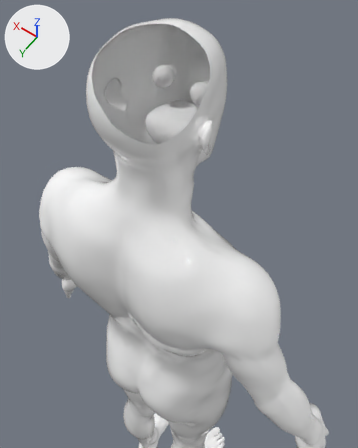
The glTF model public/models/man.glb: old version first, new version second.
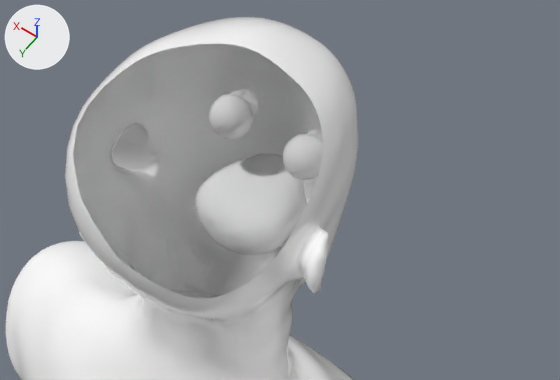
Each version is shown from a 50 mm camera at (0.895, 1.088, 2.075) aimed at (1.145, 0.738, 1.525), then close up from a 50 mm camera at (1.009, 0.907, 2.051) aimed at (1.205, 0.633, 1.62). Every picture has the same lights, and +X, +Y and +Z are marked at upper left. Everything nearer to the camera than a plane just in front of the edit is cut away. Where no turn or scale is listed for an object, it has been applied to the vertices.

Objects in the first close-up: 'body.001', 'eye_L.001', 'eye_R.001', 'eyelash_L.001', 'tooth.001'.
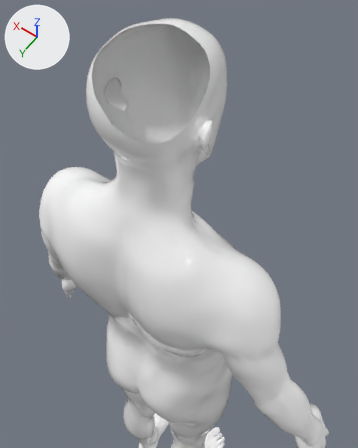
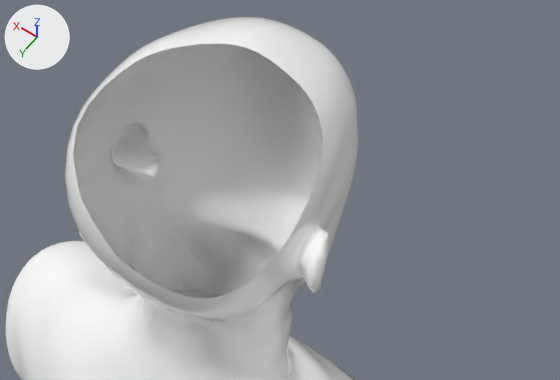
The change, as JSON lines over the scene's bpy script:
```json
{"op": "remove", "block": "ob_eye_l_001", "code": ["ob_eye_l_001 = bpy.data.objects.new('eye_L.001', me_eye_l_004)", "ob_eye_l_001.location = (2.9798, -1.8556, -0.1311)"]}
{"op": "remove", "block": "ob_eye_r_001", "code": ["ob_eye_r_001 = bpy.data.objects.new('eye_R.001', me_eye_r_004)", "ob_eye_r_001.location = (2.9798, -1.8556, -0.1311)"]}
{"op": "remove", "block": "ob_eyelash_l_001", "code": ["ob_eyelash_l_001 = bpy.data.objects.new('eyelash_L.001', me_eyelash_l_004)", "ob_eyelash_l_001.location = (2.9798, -1.8556, -0.1311)"]}
{"op": "remove", "block": "ob_tooth_001", "code": ["ob_tooth_001 = bpy.data.objects.new('tooth.001', me_tooth__004)", "ob_tooth_001.location = (2.9798, -1.8556, -0.1311)"]}
```

Boxes (x1, y1, x2, y2) around the edits, measured in the close-ups (560 x 380 px):
```json
{"object": "tooth.001", "change": "deleted", "before": [195, 154, 307, 255]}
{"object": "eye_L.001", "change": "deleted", "before": [209, 94, 253, 139]}
{"object": "eye_R.001", "change": "deleted", "before": [282, 134, 323, 180]}
{"object": "eyelash_L.001", "change": "deleted", "before": [232, 89, 258, 114]}
```
